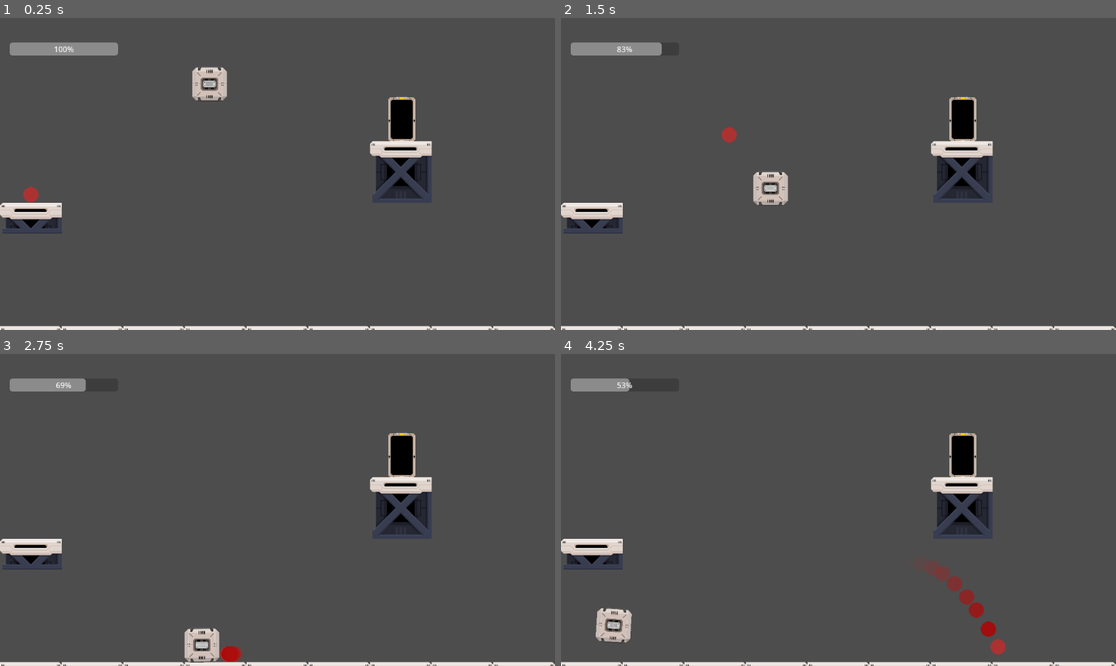
Above: before the commit, frames 1-4 (two rows, left to right).
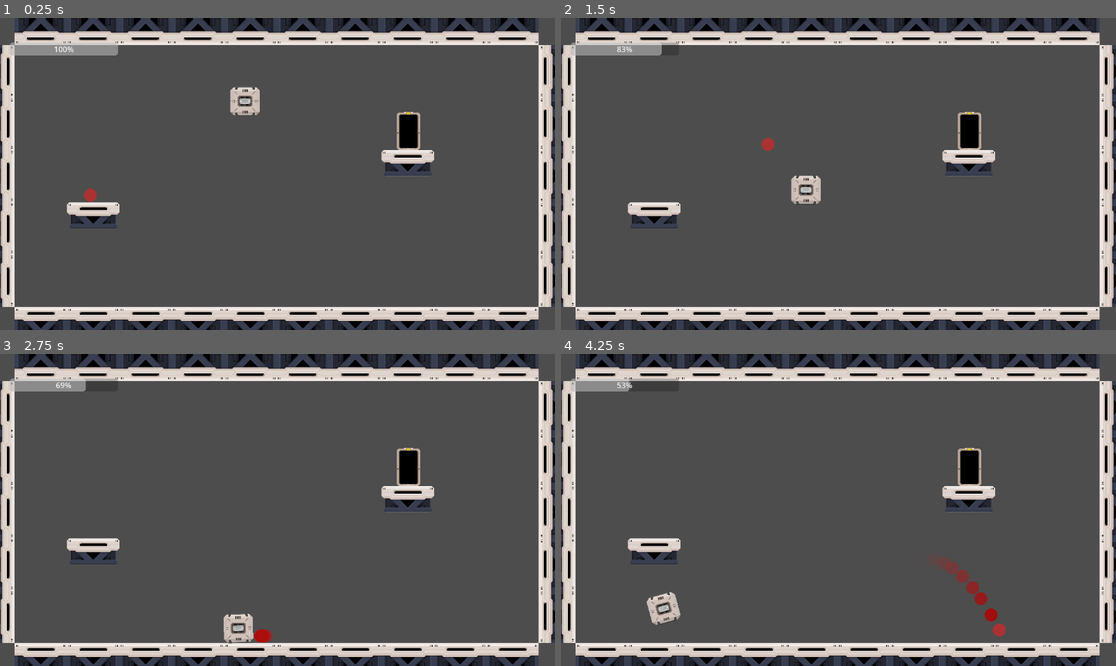
Above: after the commit, the same moments.

Repository: Insiderto/TimeFreeze_godot
Game: Godot game, scene res://scenes/Round_1.tscn
The game is run twice, just before and just after one commit, with the same random seed, the same clock (stepped at 60 frames per second) and the same inputs.
Inputs:
- Up to frame 1 (0.25 s): no input
- Up to frame 2 (1.5 s): tap Enter (ui_accept) at 0.5, 0.77 s; hold Q (freeze_time) 0.53-1.28 s; hold Right (ui_right) from 0.53 s (still down); tap Q (freeze_time) at 1.35 s
- Up to frame 3 (2.75 s): tap Enter (ui_accept) at 1.52 s; release Right (ui_right) at 2.03 s; hold Left (ui_left) from 2.03 s (still down); hold Q (freeze_time) from 2.03 s (still down)
- Up to frame 4 (4.25 s): release Left (ui_left) at 2.78 s; release Q (freeze_time) at 2.78 s; hold Right (ui_right) from 2.78 s (still down); tap Q (freeze_time) at 2.85 s; tap Enter (ui_accept) at 3.02, 3.77 s; hold Q (freeze_time) from 3.53 s (still down)

The runs differ from the first frame. In frame 1, 22% of the frame differs, in the area x 0-100%, y 0-100%; in frame 2, 22%; in frame 3, 21%; in frame 4, 23%.

Commit message:
fixed collisions

Diff:
--- /dev/null
+++ b/Prefabs/box.gd
@@ -0,0 +1,5 @@
+extends RigidBody2D
+
+
+func _integrate_forces(state):
+	print(state.step)
--- a/Prefabs/box.tscn
+++ b/Prefabs/box.tscn
@@ -3,13 +3,14 @@
 [ext_resource type="Texture2D" uid="uid://cc1y1fkajqr6v" path="res://Objects/Box.png" id="1_5fdxu"]
 
 [sub_resource type="PhysicsMaterial" id="PhysicsMaterial_0c4no"]
-friction = 100.0
 
 [sub_resource type="RectangleShape2D" id="RectangleShape2D_40u55"]
 size = Vector2(256, 255)
 
 [node name="Box" type="RigidBody2D"]
 position = Vector2(432, 452)
+collision_layer = 4
+collision_mask = 7
 physics_material_override = SubResource("PhysicsMaterial_0c4no")
 
 [node name="CollisionShape2D" type="CollisionShape2D" parent="."]
--- /dev/null
+++ b/Prefabs/camera_2d.tscn
@@ -0,0 +1,5 @@
+[gd_scene format=3 uid="uid://4wvdksa5rwuu"]
+
+[node name="Camera2D" type="Camera2D"]
+position = Vector2(514, 315)
+zoom = Vector2(0.85, 0.85)
--- /dev/null
+++ b/Prefabs/goal_door.tscn
@@ -0,0 +1,22 @@
+[gd_scene load_steps=4 format=3 uid="uid://dg34on4u4lbdu"]
+
+[ext_resource type="Script" path="res://scripts/GoalDoor.gd" id="1_d6gfb"]
+[ext_resource type="Texture2D" uid="uid://blfmpr0vddb21" path="res://Objects/DoorOpen.png" id="2_vgfa1"]
+
+[sub_resource type="RectangleShape2D" id="RectangleShape2D_eoykt"]
+size = Vector2(53, 92)
+
+[node name="GoalDoor" type="Area2D"]
+position = Vector2(834, 210)
+collision_layer = 8
+script = ExtResource("1_d6gfb")
+
+[node name="DoorOpen" type="Sprite2D" parent="."]
+scale = Vector2(0.20107, 0.2)
+texture = ExtResource("2_vgfa1")
+
+[node name="CollisionShape2D" type="CollisionShape2D" parent="."]
+position = Vector2(-0.5, -1)
+shape = SubResource("RectangleShape2D_eoykt")
+
+[connection signal="body_entered" from="." to="." method="_on_body_entered"]
--- a/Prefabs/player.tscn
+++ b/Prefabs/player.tscn
@@ -11,6 +11,7 @@
 
 [node name="Player" type="CharacterBody2D"]
 position = Vector2(119, 294)
+collision_mask = 14
 script = ExtResource("1_qfbib")
 
 [node name="CollisionShape2D" type="CollisionShape2D" parent="."]
--- a/project.godot
+++ b/project.godot
@@ -28,6 +28,13 @@
 ]
 }
 
+[layer_names]
+
+2d_physics/layer_1="Player"
+2d_physics/layer_2="Enviroment"
+2d_physics/layer_3="Objects"
+2d_physics/layer_4="Doors"
+
 [rendering]
 
 renderer/rendering_method="gl_compatibility"
--- a/scenes/GoalDoor.gd
+++ /dev/null
@@ -1,16 +0,0 @@
-extends Area2D
-
-
-# Called when the node enters the scene tree for the first time.
-func _ready():
-	pass # Replace with function body.
-
-
-# Called every frame. 'delta' is the elapsed time since the previous frame.
-func _process(delta):
-	pass
-
-
-func _on_body_entered(body: Node2D):
-
-		get_tree().change_scene_to_file("res://scenes/Round_2.tscn")
--- a/scenes/Round_1.tscn
+++ b/scenes/Round_1.tscn
@@ -1,37 +1,25 @@
-[gd_scene load_steps=8 format=3 uid="uid://bmm8swnf5xapd"]
+[gd_scene load_steps=7 format=3 uid="uid://bmm8swnf5xapd"]
 
 [ext_resource type="PackedScene" uid="uid://dlbf4i8fqvsh3" path="res://Prefabs/tile_map.tscn" id="1_nx4xv"]
 [ext_resource type="PackedScene" uid="uid://igwljx8pn5nt" path="res://Prefabs/player.tscn" id="2_cinkp"]
+[ext_resource type="PackedScene" uid="uid://dg34on4u4lbdu" path="res://Prefabs/goal_door.tscn" id="2_dyh10"]
 [ext_resource type="PackedScene" uid="uid://b7l33lcqep251" path="res://Prefabs/box.tscn" id="3_rrpdv"]
-[ext_resource type="Script" path="res://scenes/GoalDoor.gd" id="4_bb1p4"]
-[ext_resource type="Texture2D" uid="uid://blfmpr0vddb21" path="res://Objects/DoorOpen.png" id="4_yc44m"]
+[ext_resource type="PackedScene" uid="uid://4wvdksa5rwuu" path="res://Prefabs/camera_2d.tscn" id="6_6matc"]
 [ext_resource type="PackedScene" uid="uid://b178ycvjvkqqe" path="res://canvas_layer.tscn" id="6_wua0y"]
-
-[sub_resource type="RectangleShape2D" id="RectangleShape2D_eoykt"]
-size = Vector2(53, 92)
 
 [node name="Round1" type="Node2D"]
 
 [node name="TileMap" parent="." instance=ExtResource("1_nx4xv")]
+layer_0/tile_data = PackedInt32Array(393215, 262144, 2, 327680, 262144, 2, 327681, 262144, 2, 327682, 262144, 2, 327683, 262144, 2, 327684, 262144, 2, 327685, 262144, 2, 327686, 262144, 2, 327687, 262144, 2, 327688, 262144, 2, 131078, 131072, 5, 196608, 131072, 5, 327678, 262144, 1342177282, 262142, 262144, 1342177282, 196606, 262144, 1342177282, 131070, 262144, 1342177282, 65534, 262144, 1342177282, 262153, 262144, 1610612738, 196617, 262144, 1610612738, 131081, 262144, 1610612738, 65545, 262144, 1610612738, 9, 262144, 1610612738, -65528, 262144, 805306370, -65529, 262144, 805306370, -65530, 262144, 805306370, -65531, 262144, 805306370, -65532, 262144, 805306370, -65533, 262144, 805306370, -65534, 262144, 805306370, -65535, 262144, 805306370, -65536, 262144, 805306370, -1, 262144, 805306370)
 
-[node name="GoalDoor" type="Area2D" parent="."]
-position = Vector2(834, 210)
-script = ExtResource("4_bb1p4")
-
-[node name="DoorOpen" type="Sprite2D" parent="GoalDoor"]
-scale = Vector2(0.20107, 0.2)
-texture = ExtResource("4_yc44m")
-
-[node name="CollisionShape2D" type="CollisionShape2D" parent="GoalDoor"]
-position = Vector2(-0.5, -1)
-shape = SubResource("RectangleShape2D_eoykt")
-
-[node name="Player" parent="." instance=ExtResource("2_cinkp")]
-position = Vector2(64, 365)
+[node name="GoalDoor" parent="." instance=ExtResource("2_dyh10")]
 
 [node name="Box" parent="." instance=ExtResource("3_rrpdv")]
 position = Vector2(434, 110)
 
 [node name="CanvasLayer" parent="." instance=ExtResource("6_wua0y")]
 
-[connection signal="body_entered" from="GoalDoor" to="GoalDoor" method="_on_body_entered"]
+[node name="Camera2D" parent="." instance=ExtResource("6_6matc")]
+
+[node name="Player" parent="." instance=ExtResource("2_cinkp")]
+position = Vector2(57, 365)
--- a/scenes/Round_2.tscn
+++ b/scenes/Round_2.tscn
@@ -1,8 +1,11 @@
-[gd_scene load_steps=4 format=3 uid="uid://ctk0phi1u8x8a"]
+[gd_scene load_steps=7 format=3 uid="uid://ctk0phi1u8x8a"]
 
 [ext_resource type="TileSet" uid="uid://dmfgu7r3ug1j4" path="res://tilesets/basic_tile_set.tres" id="1_1wwj1"]
 [ext_resource type="PackedScene" uid="uid://igwljx8pn5nt" path="res://Prefabs/player.tscn" id="2_1b6my"]
 [ext_resource type="PackedScene" uid="uid://b178ycvjvkqqe" path="res://canvas_layer.tscn" id="3_q6n0p"]
+[ext_resource type="PackedScene" uid="uid://b7l33lcqep251" path="res://Prefabs/box.tscn" id="4_vypkg"]
+[ext_resource type="PackedScene" uid="uid://4wvdksa5rwuu" path="res://Prefabs/camera_2d.tscn" id="5_6k4t1"]
+[ext_resource type="PackedScene" uid="uid://dg34on4u4lbdu" path="res://Prefabs/goal_door.tscn" id="5_h2ovt"]
 
 [node name="Round2" type="Node2D"]
 
@@ -10,9 +13,22 @@
 scale = Vector2(0.5, 0.5)
 tile_set = ExtResource("1_1wwj1")
 format = 2
-layer_0/tile_data = PackedInt32Array(327680, 262144, 2, 3276 …(163 unchanged characters)…  2, 393215, 262144, 2, 393214, 262144, 2)
+layer_0/tile_data = PackedInt32Array(327680, 262144, 2, 3276 …(163 unchanged characters)…  2, 393215, 262144, 2, 393214, 262144, 2, 327678, 0, 1342177285, 262142, 0, 1342177285, 196606, 0, 1342177285, 131070, 0, 1342177285, 65534, 0, 1342177285, -2, 0, 1342177285, -1, 0, 805306373, -65536, 0, 805306373, -65535, 0, 805306373, -65534, 0, 805306373, -65533, 0, 805306373, -65532, 0, 805306373, -65531, 0, 805306373, -65530, 0, 805306373, -65529, 0, 805306373, -65528, 0, 805306373, -65527, 0, 805306373, 9, 0, 1610612741, 65545, 0, 1610612741, 131081, 0, 1610612741, 196617, 0, 1610612741, 262153, 0, 1610612741)
 
 [node name="Player" parent="." instance=ExtResource("2_1b6my")]
 position = Vector2(63, 612)
 
 [node name="CanvasLayer" parent="." instance=ExtResource("3_q6n0p")]
+
+[node name="Box" parent="." instance=ExtResource("4_vypkg")]
+position = Vector2(537, 602)
+lock_rotation = true
+
+[node name="Box2" parent="." instance=ExtResource("4_vypkg")]
+position = Vector2(398, 109)
+
+[node name="Camera2D" parent="." instance=ExtResource("5_6k4t1")]
+
+[node name="GoalDoor" parent="." instance=ExtResource("5_h2ovt")]
+position = Vector2(707, 280)
+next_level = "res://scenes/Round_1.tscn"
--- /dev/null
+++ b/scripts/GoalDoor.gd
@@ -0,0 +1,6 @@
+extends Area2D
+
+@export_file("*.tscn") var next_level: String = "res://scenes/Round_2.tscn"
+
+func _on_body_entered(body: Node2D):
+	get_tree().change_scene_to_file(next_level)
--- a/scripts/Player.gd
+++ b/scripts/Player.gd
@@ -88,4 +88,12 @@
 		var c = get_slide_collision(i)
 		if c.get_collider() is RigidBody2D:
 			var collider = c.get_collider() as RigidBody2D
-			collider.apply_central_impulse( -c.get_normal() * (speed / 200))
+			var push_normal = -c.get_normal();
+			var push_force = (speed / 200);
+			var push_angle = rad_to_deg(push_normal.angle_to(Vector2.UP))
+			if  abs(0 - abs(push_angle)) < 2:
+				push_force *= 11
+
+			if abs(180 - push_angle) < 2:
+				push_force = 3
+			collider.apply_central_impulse(push_normal * push_force)
--- a/tilesets/basic_tile_set.tres
+++ b/tilesets/basic_tile_set.tres
@@ -52,6 +52,7 @@
 4:2/0/physics_layer_0/linear_velocity = Vector2(0, 0)
 4:2/0/physics_layer_0/angular_velocity = 0.0
 4:2/0/physics_layer_0/polygon_0/points = PackedVector2Array(-128, -128, -128, -64, 128, -64, 128, -128)
+0:3/next_alternative_id = 2
 0:3/0 = 0
 0:3/0/physics_layer_0/linear_velocity = Vector2(0, 0)
 0:3/0/physics_layer_0/angular_velocity = 0.0
@@ -101,5 +102,5 @@
 
 [resource]
 tile_size = Vector2i(256, 256)
-physics_layer_0/collision_layer = 1
+physics_layer_0/collision_layer = 2
 sources/0 = SubResource("TileSetAtlasSource_eclgq")
Not shown, added: scenes/RouE43E.tmp
